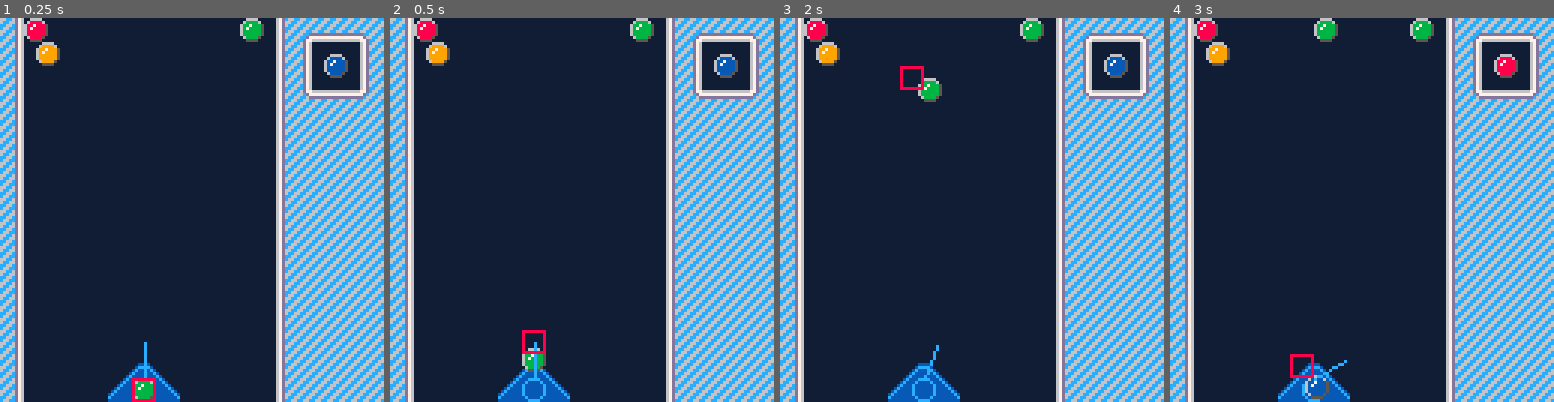
Above: before the commit, frames 1-4 (left to right).
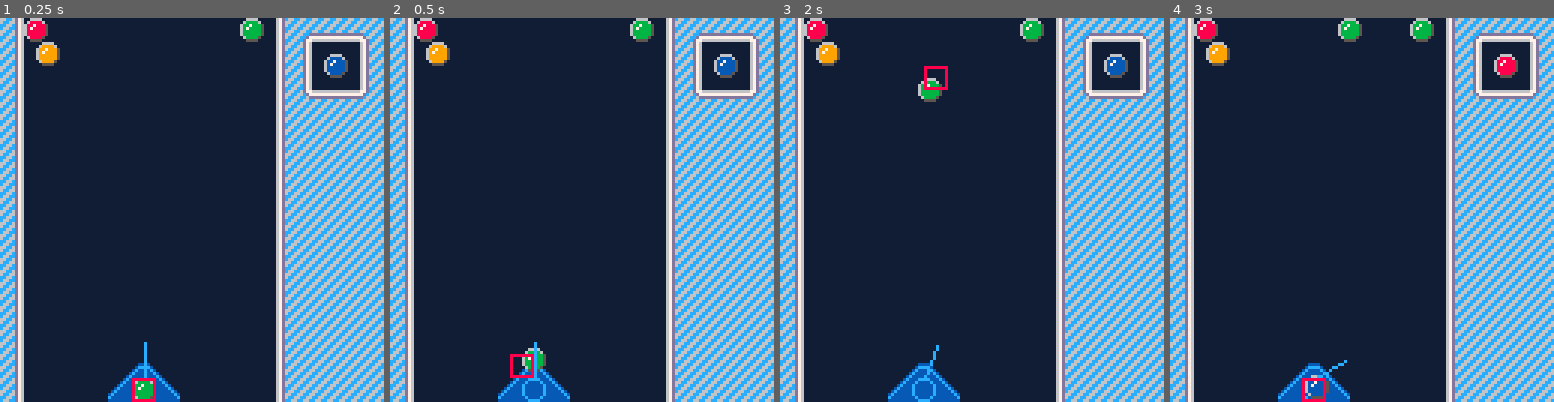
Above: after the commit, the same moments.

Repository: kallanreed/pico8_games
Game: PICO-8 cartridge bubbles.p8
Same seed, same stepped clock (60 frames per second), same inputs: the game is played once before the commit and once after it.
Inputs:
- Up to frame 1 (0.25 s): no input
- Up to frame 2 (0.5 s): tap X (X key) at 0.33 s
- Up to frame 3 (2 s): tap X (X key) at 1.07, 1.85 s; hold Right from 1.6 s (still down)
- Up to frame 4 (3 s): release Right at 2.1 s; hold Right from 2.47 s (still down); tap X (X key) at 2.97 s

Frame 1 is identical in both runs. In frame 2, 0.3% of the frame differs, in the area x 31-41%, y 81-94%; in frame 3, 0.3%; in frame 4, 1.0%, in the area x 31-50%, y 0-100%.

Commit message:
Fix index offset problem

Diff:
--- a/bubbles.p8
+++ b/bubbles.p8
@@ -69,7 +69,7 @@
   gun.x2,gun.y2,12)
 
  -- debug
- local curri=px2b(●.x,●.y)
+ local curri=px2b(●.x+3,●.y+3)
  rx,ry=b2px(curri)
  rect(rx,ry,rx+7,ry+7,8)
 
@@ -90,7 +90,7 @@
  -- collision
 
  if ny<=0 then
-  local bi=px2b(nx,0)
+  local bi=px2b(nx+4,0)
   board[bi]=b.col
   b:reset()
   return
